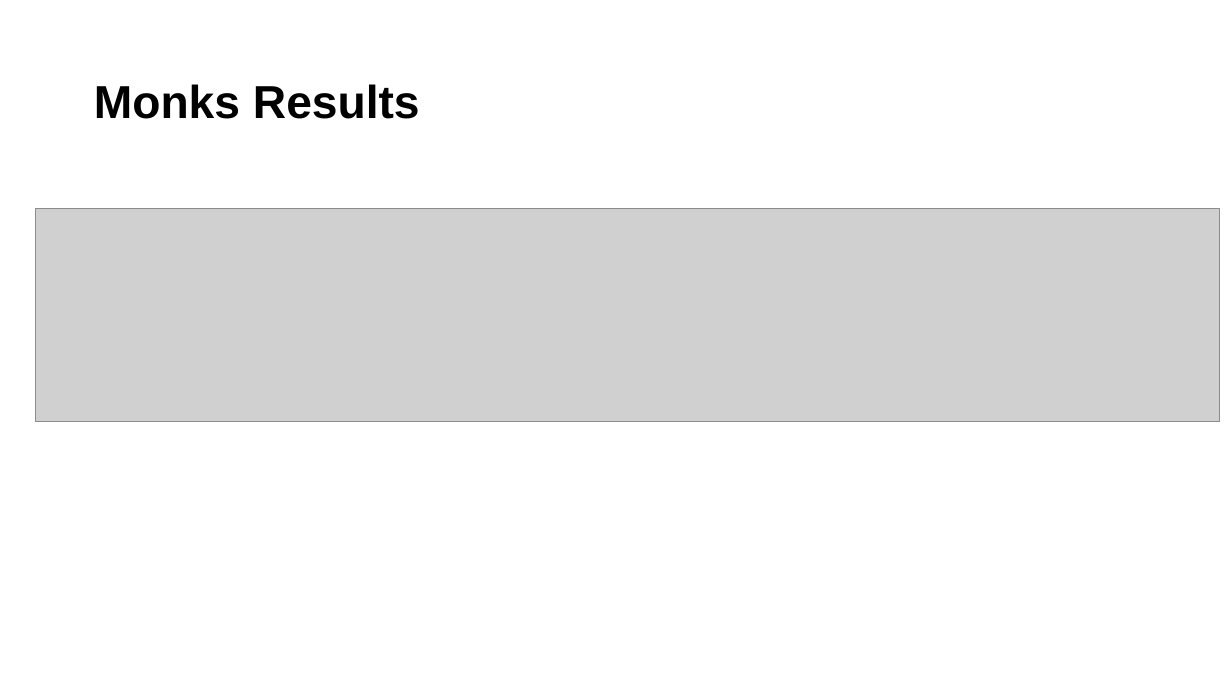
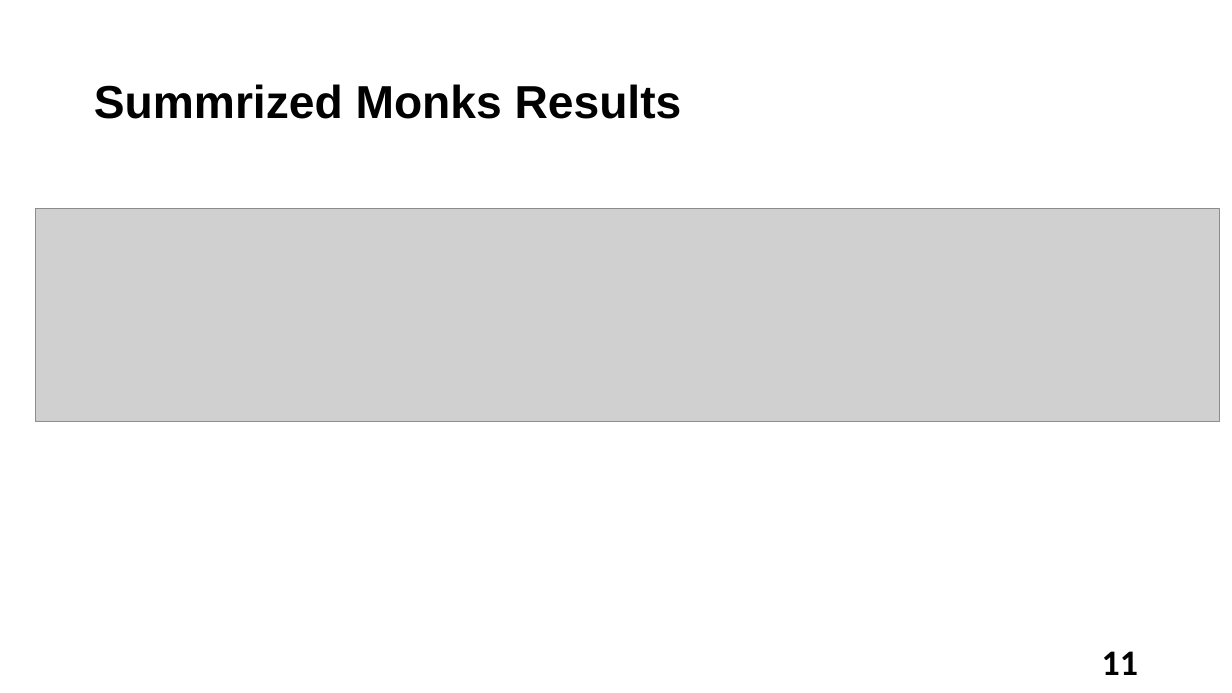
Before and after one commit to Tsion-Ketema/Machine_learning_project_2024, a slide deck: slide 11 of report_slide.pptx (slide 8 before the commit). Drawn at 1232x693 pixels with LibreOffice and Linux fonts; fonts in the diff are those of the drawing; grey boxes stand for pictures. Boxes give left, top, right and bottom in pixels: in the first picture for what was removed or moved away, otherwise in the second. Text is boxed around its words. In the diff, an @@ line names an element or a change of style, - is before the commit and + after.

```diff
--- a/report_slide.pptx
+++ b/report_slide.pptx
@@ title at (94,84,682,119): text changed @@
-Monks Results
+Summrized Monks Results
@@ page number added at (1102,651,1138,675), 28 pt, text #000000, bold @@
+11
```
Also in this commit, not shown: 9 other slides changed, 17 slides added, 10 slides removed, 23 other files.
